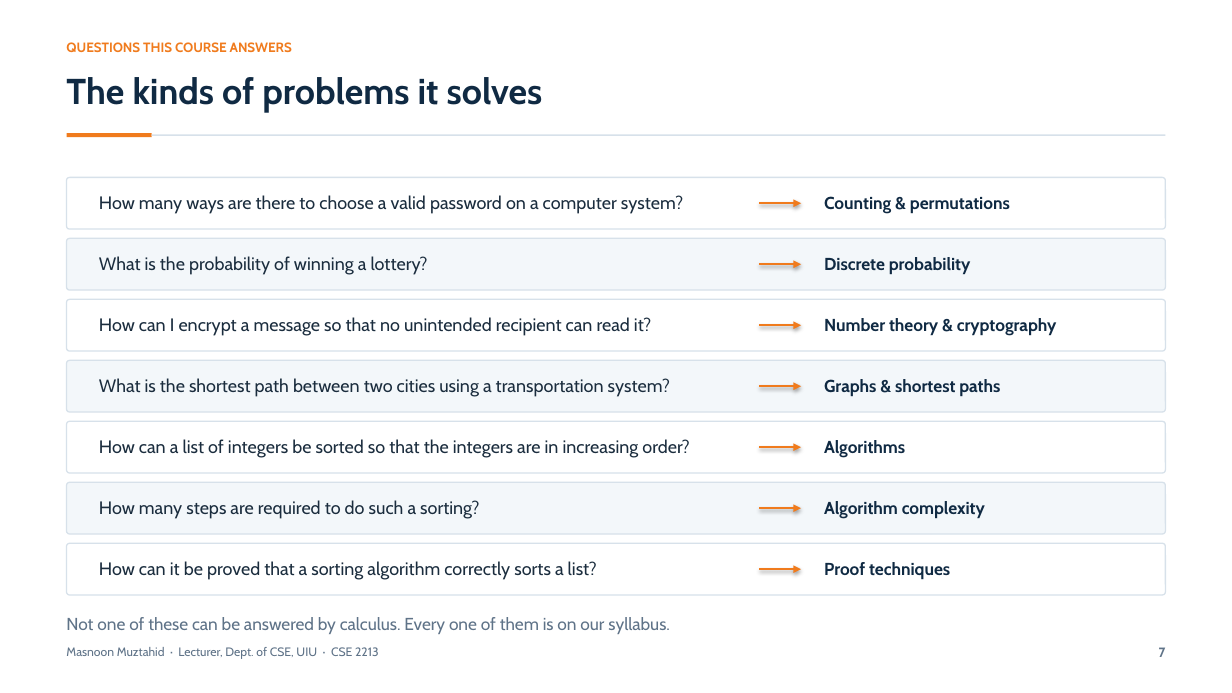
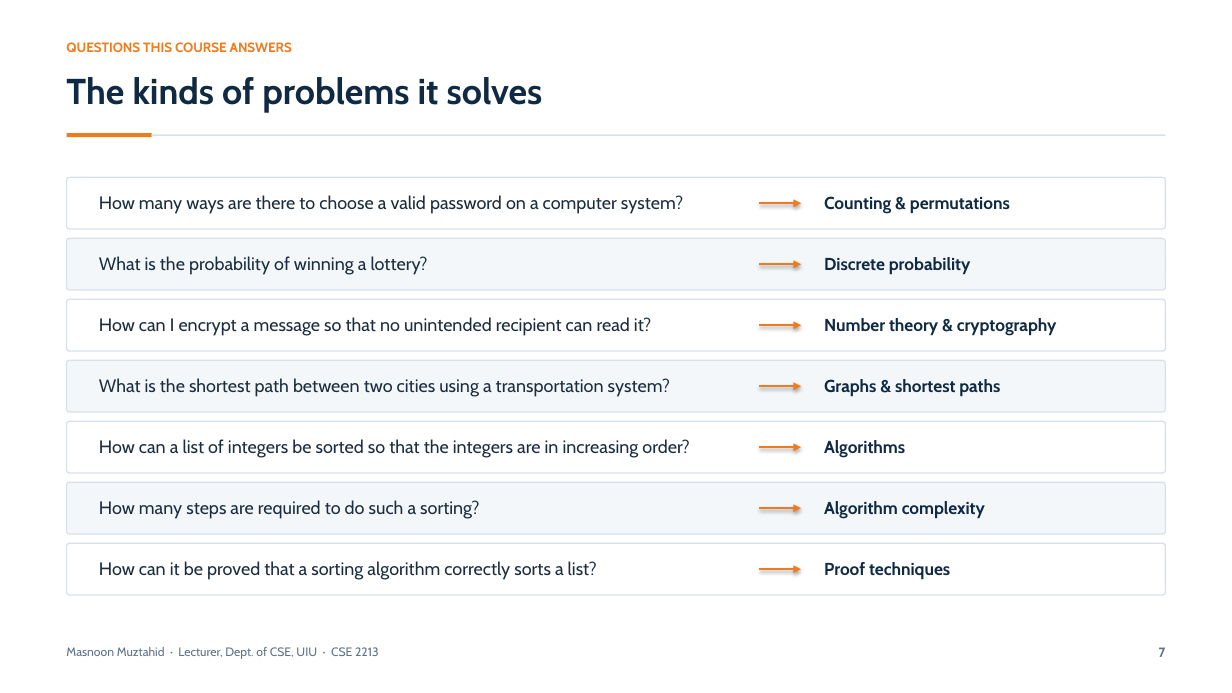
Before and after one commit to Muztahid202/UIU-Discrete_Math_Resources, a slide deck: slide 7 of Introduction to Discrete Mathematics.pptx. Drawn at 1232x693 pixels with LibreOffice and Linux fonts; fonts in the diff are those of the drawing. Boxes give left, top, right and bottom in pixels: in the first picture for what was removed or moved away, otherwise in the second. Text is boxed around its words. In the diff, an @@ line names an element or a change of style, - is before the commit and + after.

Commit message:
slide updated

```diff
--- a/Introduction to Discrete Mathematics.pptx
+++ b/Introduction to Discrete Mathematics.pptx
@@ text removed at bbox=[66, 617, 670, 634] @@
-Not one of these can be answered by calculus. Every one of them is on our syllabus.
```
